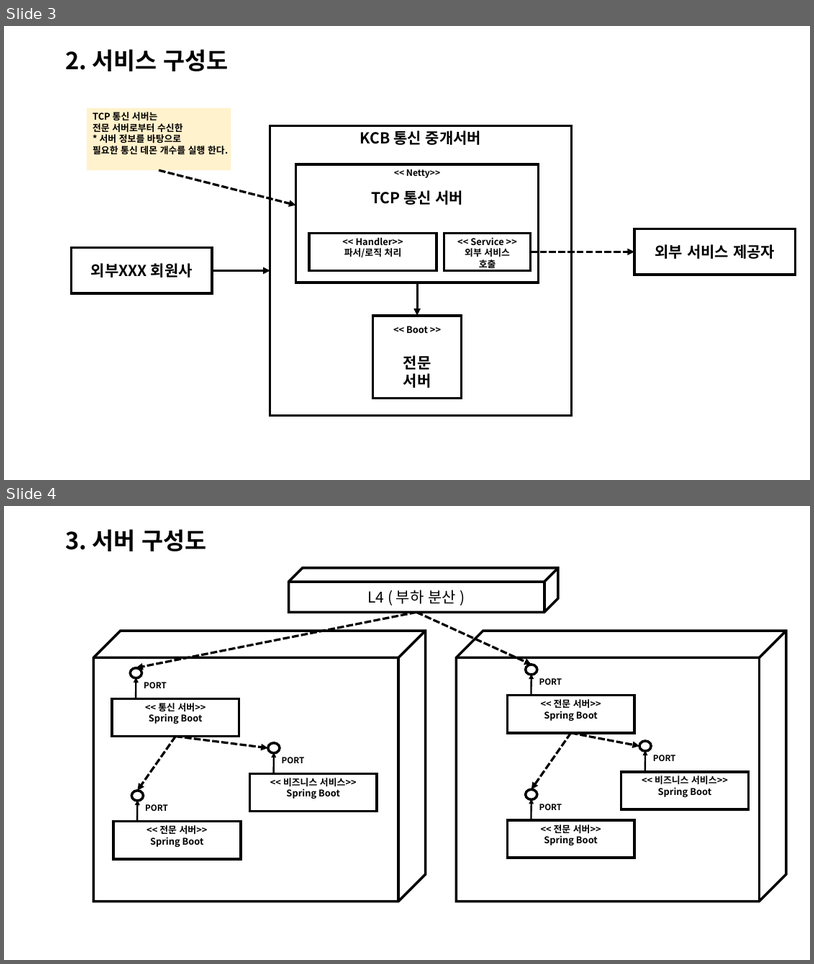
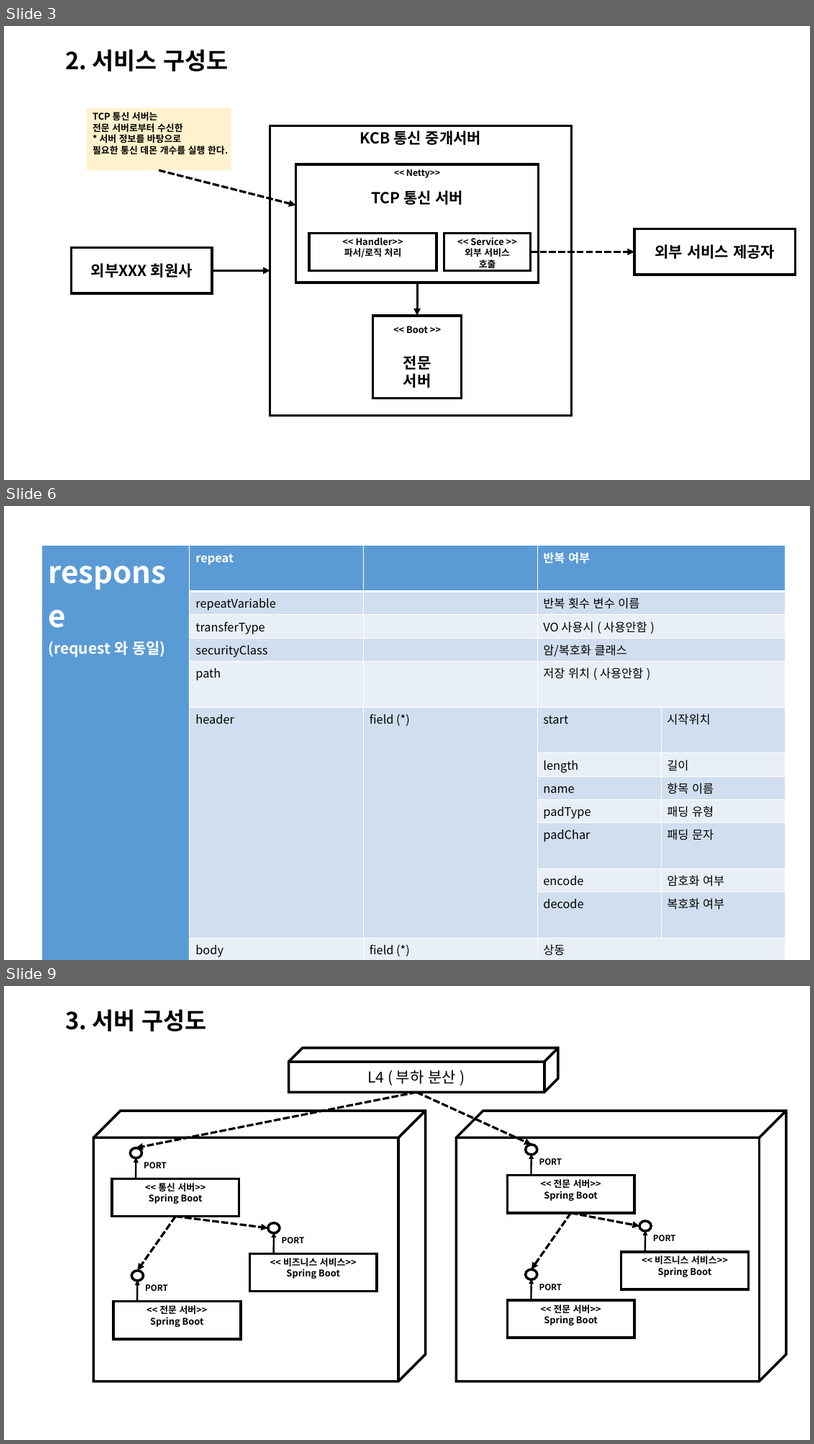
Before and after one commit to stuko/kcb-id-comm-server, a slide deck: carrier/산출물/통신 중개 서버 개발 설명서.pptx. Shown one above the other, each under a label of ours: slides 3 and 4 before the commit, slides 3, 6 and 9 after it; the slides between them are not shown. The pictures are 814x964 and 814x1444 pixels, drawn with LibreOffice and Linux fonts; fonts in the diff are those of the drawing. Boxes give left, top, right and bottom in pixels: in the first picture for what was removed or moved away, otherwise in the second. Text is boxed around its words. In the diff, an @@ line names an element or a change of style, - is before the commit and + after.

```diff
--- a/carrier/산출물/통신 중개 서버 개발 설명서.pptx
+++ b/carrier/산출물/통신 중개 서버 개발 설명서.pptx
@@ slide 6 added at box(4, 506, 810, 960), background #FFFFFF @@
@@ table added at box(42, 546, 786, 960), 14 rows, 5 columns @@
+response / (request 와 동일) | repeat |  | 반복 여부 | 
+ | repeatVariable |  | 반복 횟수 변수 이름 | 
+ | transferType |  | VO 사용시 ( 사용안함 ) | 
+ | securityClass |  | 암/복호화 클래스 | 
+ | path |  | 저장 위치 ( 사용안함 ) | 
+ | header | field (*) | start | 시작위치
+ |  |  | length | 길이
+ |  |  | name | 항목 이름
+ |  |  | padType | 패딩 유형
+ |  |  | padChar | 패딩 문자
+ |  |  | encode | 암호화 여부
+ |  |  | decode | 복호화 여부
+ | body | field (*) | 상동 | 
+ | tail | field (*) | 상동 | 
@@ what was slide 4 is now slide 9 @@
```
Also in this commit, not shown: 4 other slides added.
